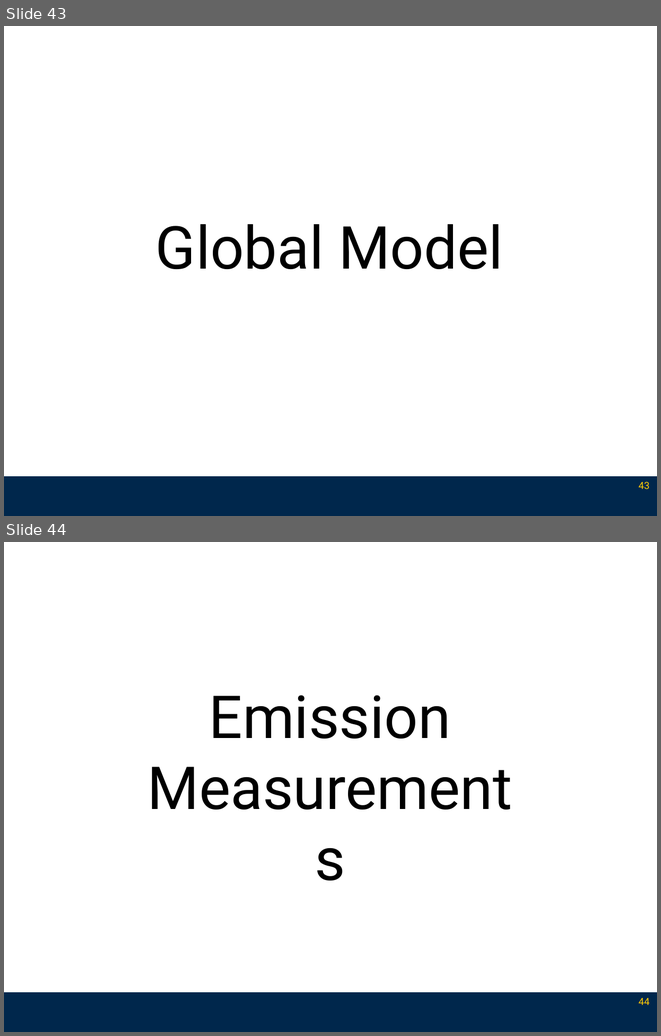
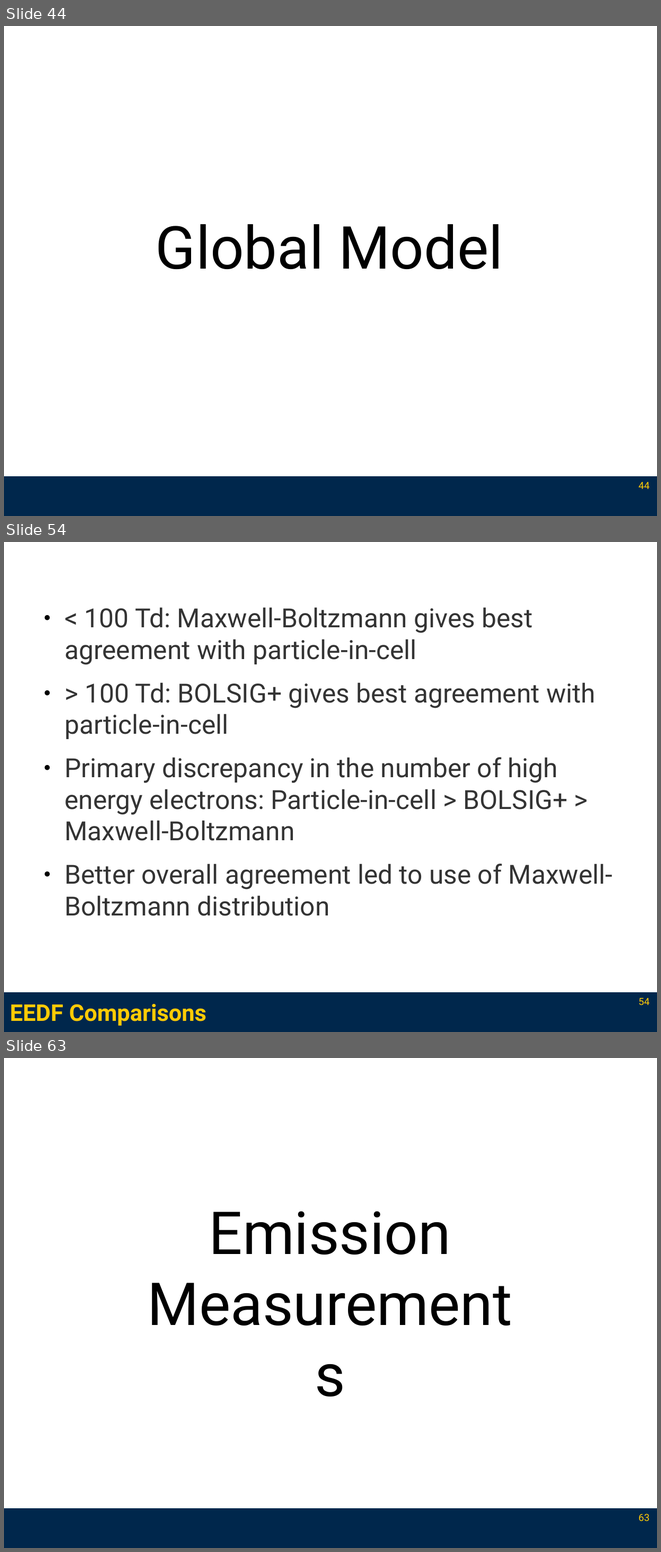
Before and after one commit to l3enny/dissertation, a slide deck: defense/presentation_annotated.odp. Shown one above the other, each under a label of ours: slides 43 and 44 before the commit, slides 44, 54 and 63 after it; the slides between them are not shown. The pictures are 661x1036 and 661x1552 pixels, drawn with LibreOffice and Linux fonts; fonts in the diff are those of the drawing. Boxes give left, top, right and bottom in pixels: in the first picture for what was removed or moved away, otherwise in the second. Text is boxed around its words. In the diff, an @@ line names an element or a change of style, - is before the commit and + after.

```diff
--- a/defense/presentation_annotated.odp
+++ b/defense/presentation_annotated.odp
@@ slide 54 added at (x1=4, y1=542, x2=657, y2=1032), background #FFFFFF; not listed: 1 template element that a slide beside it also shows @@
@@ text added at (x1=64, y1=607, x2=613, y2=916), 32 pt, text #333333 @@
+● < 100 Td: Maxwell-Boltzmann gives best agreement with particle-in-cell
+● > 100 Td: BOLSIG+ gives best agreement with particle-in-cell
+● Primary discrepancy in the number of high energy electrons: Particle-in-cell > BOLSIG+ > Maxwell-Boltzmann
+● Better overall agreement led to use of Maxwell-Boltzmann distribution
@@ page number added at (x1=638, y1=998, x2=650, y2=1005), 12 pt, text #FFCB05 @@
+54
@@ title added at (x1=10, y1=1004, x2=206, y2=1026), 28 pt, text #FFCB05, bold @@
+EEDF Comparisons
@@ what was slide 43 is now slide 44 @@
@@ page number at (x1=638, y1=482, x2=650, y2=489): text changed @@
-43
+44
@@ what was slide 44 is now slide 63 @@
@@ page number at (x1=638, y1=1514, x2=650, y2=1522): text changed @@
-44
+63
```
Also in this commit, not shown: 1 slide changed, 22 other slides added, 4 slides removed, 20 other files.
